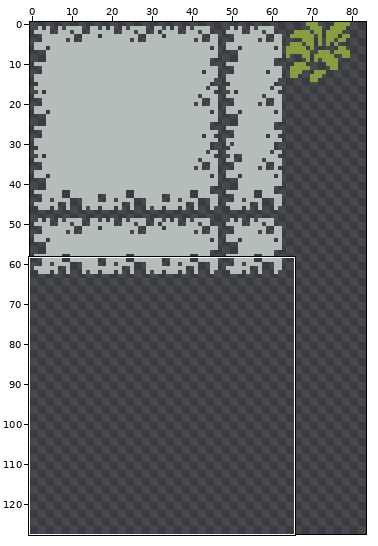
Sprite sheet: assets/sprites/atlases/on_tiles.png. Above, an overview of the earlier version with the close-up marked.
Close-up. First the earlier version:
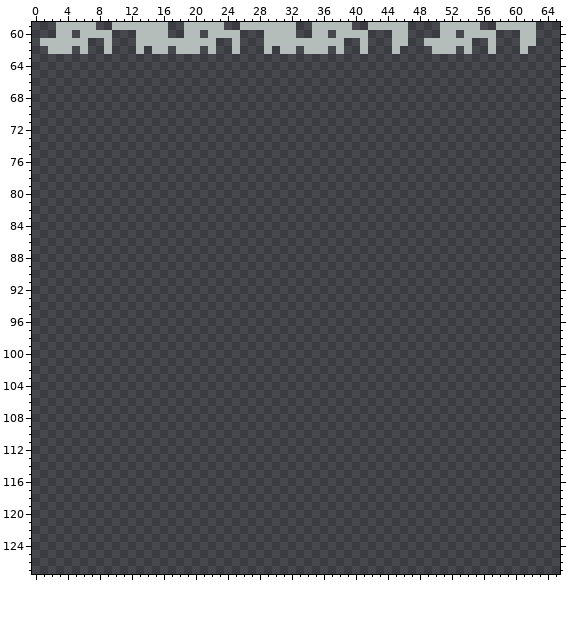
The file is 128x128 pixels. Shown: x 0..65, y 59..127. The wide view leaves out empty margins.
Once edited:
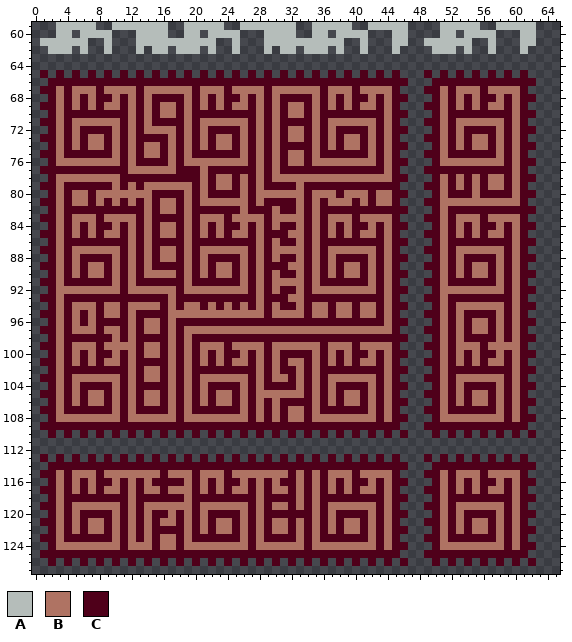
Palette (. is transparent): A #b5bdba  B #af7363  C #4f001a
Commit message: Attempt drawing carpets
Diff:
Changed rows in their new state; - is an unchanged pixel.
first column x 1:
 65 C-C-C-C-C-C-C-C-C-C-C-C-C-C-C-C-C-C-C-C-C-C-C---C-C-C-C-C-C-C-
 66 -CCCCCCCCCCCCCCCCCCCCCCCCCCCCCCCCCCCCCCCCCCCCC---CCCCCCCCCCCCC
 67 CCBCBBBCBBBBCBBBBBBCBBBCBBBBCBBBBBBCBBBCBBBBC---CCBCBBBCBBBBC-
 68 -CBCBCBCCBCBCBCCCCBCBCBCCBCBCBCCCCBCBCBCCBCBCC---CBCBCBCCBCBCC
 69 CCBCBCBCBBCBCBCBBCBCBCBCBBCBCBCBBCBCBCBCBBCBC---CCBCBCBCBBCBC-
 70 -CBCCCCCCCCBCBCBBCBCCCCCCCCBCBCBBCBCCCCCCCCBCC---CBCCCCCCCCBCC
 71 CCBCBBBBBBCBCBCCCCBCBBBBBBCBCBCCCCBCBBBBBBCBC---CCBCBBBBBBCBC-
 72 -CBCBCCCCBCBCBBBBCBCBCCCCBCBCBCBBCBCBCCCCBCBCC---CBCBCCCCBCBCC
 73 CCBCBCBBCBCBCCCCBCBCBCBBCBCBCBCBBCBCBCBBCBCBC---CCBCBCBBCBCBC-
 74 -CBCBCBBCBCBCBBCBCBCBCBBCBCBCBCCCCBCBCBBCBCBCC---CBCBCBBCBCBCC
 75 CCBCCCCCCBCBCBBCBCBCCCCCCBCBCBCBBCBCCCCCCBCBC---CCBCCCCCCBCBC-
 76 -CBBBBBBBBCBCCCCBCBBBBBBBBCBCBCBBCBBBBBBBBCBCC---CBBBBBBBBCBCC
 77 CCCCCCCCCCCBBBBBBCCCBCCCCCCBCBCCCCCCCCCCCCCBC---CCCCCCCCCCCBC-
 78 -CBBBBBBBBCCCCCCCCCCBCBBCBCBCBBBBBBBBBBBBBBBCC---CBCBCBCBBCBCC
 79 CCBCCCCCCBCBCBBBBBBCBCBBCBCBCCCCBCCCCCCCCCCCC---CCBCBCBCBBCBC-
 80 -CBCBBCBBBBBBBCCCCBCBCCCCBCBBBBBBCBBBCBBBCBBCC---CBCCCBCCCCBCC
 81 CCBCBBCBCBCBCBCBBCBCBBBBBBCBCCCCBCBCBBBCBCBBC---CCBBBBBBBBBBC-
 82 -CBCCCCCCCCCCBCBBCBCCCCCCBCCCBCCBCBCCCCCCCCCCC---CBCCCCCCCCCCC
 83 CCBCBBBCBBBBCBCCCCBCBBBCBBBBCBBBBCBCBBBCBBBBC---CCBCBBBCBBBBC-
 84 -CBCBCBCCBCBCBCBBCBCBCBCCBCBCBCCBCBCBCBCCBCBCC---CBCBCBCCBCBCC
 85 CCBCBCBCBBCBCBCBBCBCBCBCBBCBCCCBBCBCBCBCBBCBC---CCBCBCBCBBCBC-
 86 -CBCCCCCCCCBCBCCCCBCCCCCCCCBCBCCBCBCCCCCCCCBCC---CBCCCCCCCCBCC
 87 CCBCBBBBBBCBCBCBBCBCBBBBBBCBCBBBBCBCBBBBBBCBC---CCBCBBBBBBCBC-
 88 -CBCBCCCCBCBCBCBBCBCBCCCCBCBCBCCBCBCBCCCCBCBCC---CBCBCCCCBCBCC
 89 CCBCBCBBCBCBCBCCCCBCBCBBCBCBCCCBBCBCBCBBCBCBC---CCBCBCBBCBCBC-
 90 -CBCBCBBCBCBCBBBBCBCBCBBCBCBCBCCBCBCBCBBCBCBCC---CBCBCBBCBCBCC
 91 CCBCCCCCCBCBCCCCCCBCCCCCCBCBCBBBBCBCCCCCCBCBC---CCBCCCCCCBCBC-
 92 -CBBBBBBBBCBBBBBBCBBBBBBBBCBCBCCBCBBBBBBBBCBCC---CBBBBBBBBCBCC
 93 CCBCCCCCCCCCCCCCBCCCCCCCCCCBCCCBBCCCCCCCCCCBC---CCBCCCCCCCCBC-
 94 -CBCBBBCBBCBBBBCBCBBCBCBCBCBCBCCBCBBCBBCBBCBCC---CBCBBBBBBCBCC
 95 CCBCBCBCBBCBCCCCBBBBBBBBBBBBCBBBBCBBCBBCBBCBC---CCBCBCCCCBCBC-
 96 -CBCBCBCCCCBCBBCBCCCCCCCCCCCCCCCCCCCCCCCCCCBCC---CBCBCBBCBCBCC
 97 CCBCBBBCBBCBCBBCBCBBBBBBBBBBBBBBBBBBBBBBBBBBC---CCBCBCBBCBCBC-
 98 -CBCCCCCCBCBCCCCBCBCCCCCCCCCCCCCCCCCCCCCCCCCCC---CBCBCCCCBCBCC
 99 CCBCBBBCBBBBCBBCBCBCBBBCBBBBCBBBBBBCBBBCBBBBC---CCBCBBBCBBBBC-
100 -CBCBCBCCBCBCBBCBCBCBCBCCBCBCBCCCCBCBCBCCBCBCC---CBCBCBCCBCBCC
101 CCBCBCBCBBCBCCCCBCBCBCBCBBCBCBCBBCBCBCBCBBCBC---CCBCBCBCBBCBC-
102 -CBCCCCCCCCBCBBCBCBCCCCCCCCBCBCCBCBCCCCCCCCBCC---CBCCCCCCCCBCC
103 CCBCBBBBBBCBCBBCBCBCBBBBBBCBCBBCBCBCBBBBBBCBC---CCBCBBBBBBCBC-
104 -CBCBCCCCBCBCCCCBCBCBCCCCBCBCCCCBCBCBCCCCBCBCC---CBCBCCCCBCBCC
105 CCBCBCBBCBCBCBBCBCBCBCBBCBCBBBBBBCBCBCBBCBCBC---CCBCBCBBCBCBC-
106 -CBCBCBBCBCBCBBCBCBCBCBBCBCBCBCCCCBCBCBBCBCBCC---CBCBCBBCBCBCC
107 CCBCCCCCCBCBCCCCBCBCCCCCCBCBCBCBBCBCCCCCCBCBC---CCBCCCCCCBCBC-
108 -CBBBBBBBBCBBBBBBCBBBBBBBBCBCBCBBCBBBBBBBBCBCC---CBBBBBBBBCBCC
109 CCCCCCCCCCCCCCCCCCCCCCCCCCCCCCCCCCCCCCCCCCCCC---CCCCCCCCCCCCC-
110 -C-C-C-C-C-C-C-C-C-C-C-C-C-C-C-C-C-C-C-C-C-C-C---C-C-C-C-C-C-C
113 C-C-C-C-C-C-C-C-C-C-C-C-C-C-C-C-C-C-C-C-C-C-C---C-C-C-C-C-C-C-
114 -CCCCCCCCCCCCCCCCCCCCCCCCCCCCCCCCCCCCCCCCCCCCC---CCCCCCCCCCCCC
115 CCBCBBBCBBBBBBBCBBBCBBBCBBBBBBBCBCBCBBBCBBBBC---CCBCBBBCBBBBC-
116 -CBCBCBCCBCBCBCCCCBCBCBCCBCBCBCCBCBCBCBCCBCBCC---CBCBCBCCBCBCC
117 CCBCBCBCBBCBCBBCBBBCBCBCBBCBCBBCBCBCBCBCBBCBC---CCBCBCBCBBCBC-
118 -CBCCCCCCCCBCCCCCCBCCCCCCCCBCCCCBCBCCCCCCCCBCC---CBCCCCCCCCBCC
119 CCBCBBBBBBCBCBBBBBBCBBBBBBCBCBBCBCBCBBBBBBCBC---CCBCBBBBBBCBC-
120 -CBCBCCCCBCBCBCCBCBCBCCCCBCBCCCCCCBCBCCCCBCBCC---CBCBCCCCBCBCC
121 CCBCBCBBCBCBCBCBBCBCBCBBCBCBCBBCBCBCBCBBCBCBC---CCBCBCBBCBCBC-
122 -CBCBCBBCBCBCBCCCCBCBCBBCBCBCBBCBCBCBCBBCBCBCC---CBCBCBBCBCBCC
123 CCBCCCCCCBCBCBCBBCBCCCCCCBCBCCCCBCBCCCCCCBCBC---CCBCCCCCCBCBC-
124 -CBBBBBBBBCBBBCBBCBBBBBBBBCBBBBBBCBBBBBBBBCBCC---CBBBBBBBBCBCC
125 CCCCCCCCCCCCCCCCCCCCCCCCCCCCCCCCCCCCCCCCCCCCC---CCCCCCCCCCCCC-
126 -C-C-C-C-C-C-C-C-C-C-C-C-C-C-C-C-C-C-C-C-C-C-C---C-C-C-C-C-C-C
